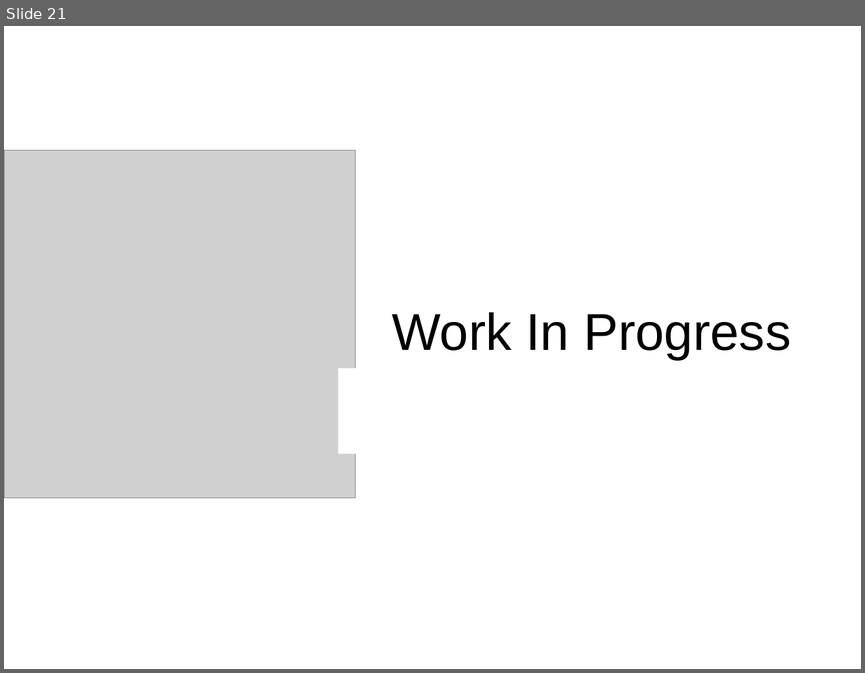
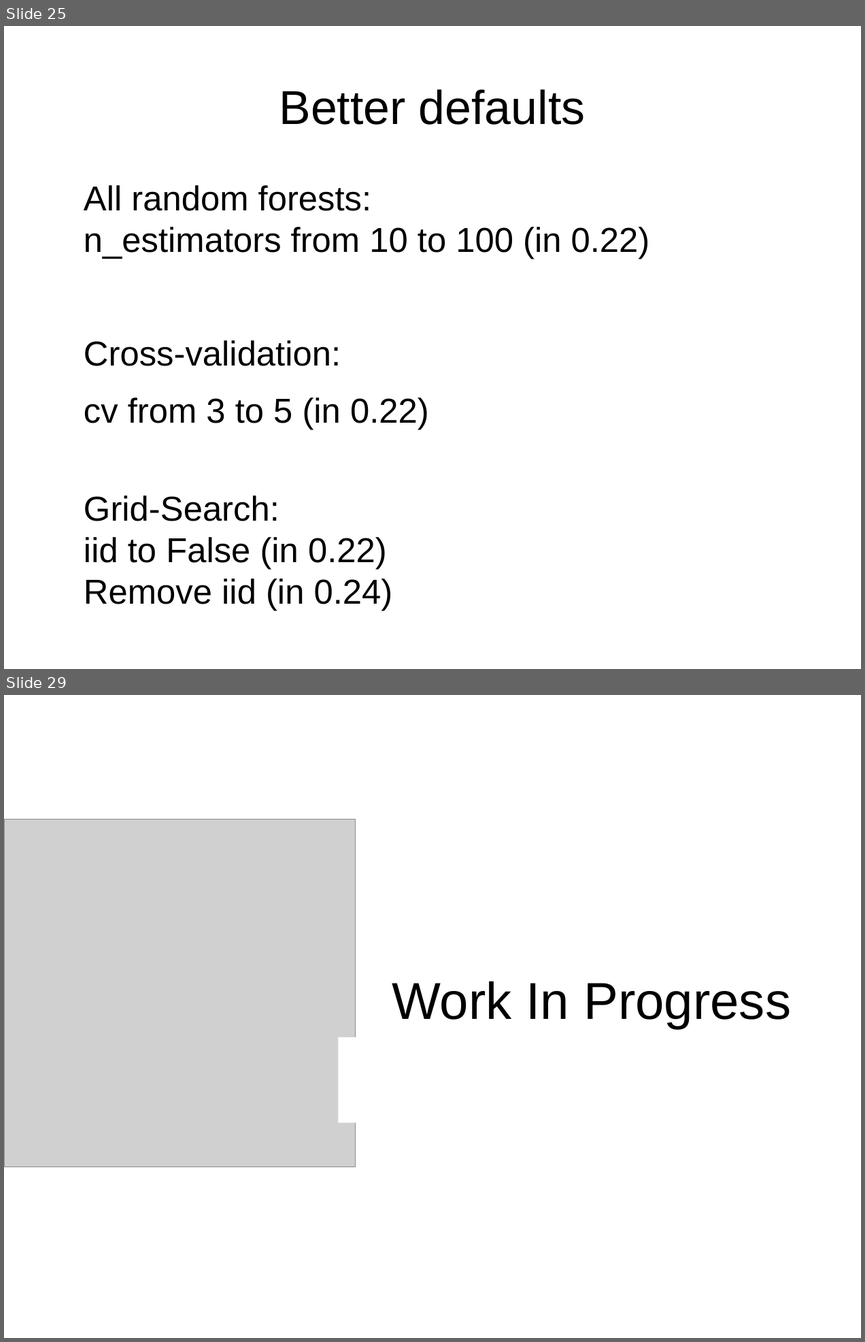
Before and after one commit to amueller/talks_odt, a slide deck: 2018/an-update-on-sklearn.odp. Shown one above the other, each under a label of ours: slide 21 before the commit, slides 25 and 29 after it; the slides between them are not shown. The pictures are 865x673 and 865x1342 pixels, drawn with LibreOffice and Linux fonts; fonts in the diff are those of the drawing; grey boxes stand for pictures. Boxes give left, top, right and bottom in pixels: in the first picture for what was removed or moved away, otherwise in the second. Text is boxed around its words. In the diff, an @@ line names an element or a change of style, - is before the commit and + after.

```diff
--- a/2018/an-update-on-sklearn.odp
+++ b/2018/an-update-on-sklearn.odp
@@ slide 25 added at [4, 26, 861, 669], background #FFFFFF @@
@@ title added at [279, 89, 585, 125], 44 pt, text #000000 @@
+Better defaults
@@ text added at [84, 185, 650, 611], 32 pt, text #000000 @@
+All random forests:
+n_estimators from 10 to 100 (in 0.22)
+Cross-validation:
+cv from 3 to 5 (in 0.22)
+Grid-Search:
+iid to False (in 0.22)
+Remove iid (in 0.24)
@@ what was slide 21 is now slide 29 @@
```
Also in this commit, not shown: 2 slides changed, 8 other slides added, 1 slide removed.
